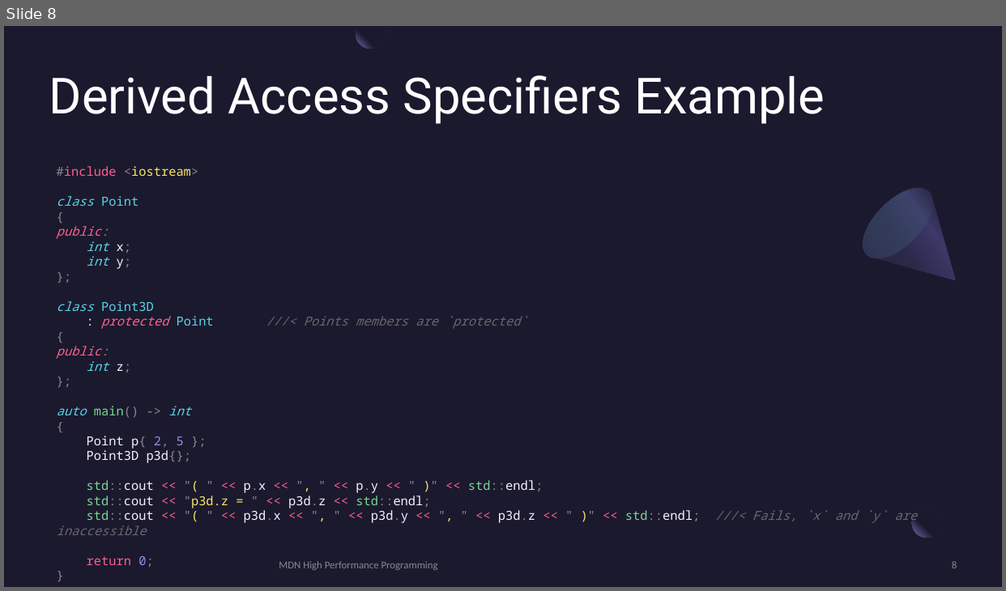
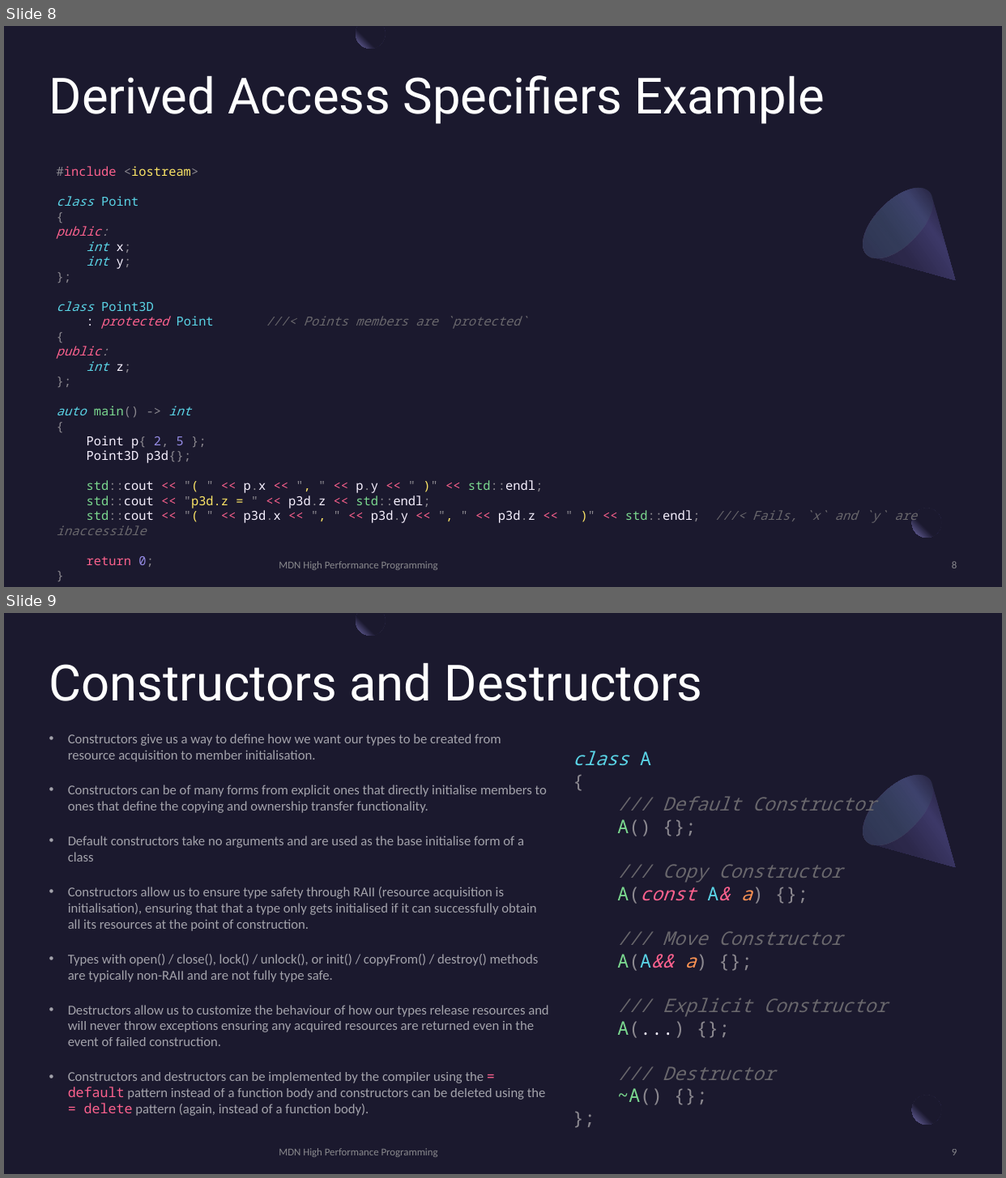
Before and after one commit to MonashDeepNeuron/HPP, a slide deck: content/part5/slides/hpp_part5.pptx. Shown one above the other, each under a label of ours: slide 8 before the commit, slides 8 and 9 after it. The pictures are 1006x591 and 1006x1178 pixels, drawn with LibreOffice and Linux fonts; fonts in the diff are those of the drawing. Boxes give left, top, right and bottom in pixels: in the first picture for what was removed or moved away, otherwise in the second. Text is boxed around its words. In the diff, an @@ line names an element or a change of style, - is before the commit and + after.

```diff
--- a/content/part5/slides/hpp_part5.pptx
+++ b/content/part5/slides/hpp_part5.pptx
@@ slide 9 added at [4, 613, 1002, 1174], background #1B192E; not listed: 2 template elements that a slide beside it also shows @@
@@ freeform shape added at [356, 613, 385, 636], fill gradient #1B192E to #7771B2 @@
@@ title added at [49, 662, 703, 701], 48 pt, text #FFFFFF @@
+Constructors and Destructors
@@ text added at [68, 734, 548, 1116], 12.9 pt, text #FFFFFF at 60% opacity @@
+• Constructors give us a way to define how we want our types to be created from resource acquisition to member initialisation.
+• Constructors can be of many forms from explicit ones that directly initialise members to ones that define the copying and ownership transfer functionality.
+• Default constructors take no arguments and are used as the base initialise form of a class
+• Constructors allow us to ensure type safety through RAII (resource acquisition is initialisation), ensuring that that a type only gets initialised if it can successfully obtain all its resources at the point of construction.
+• Types with open() / close(), lock() / unlock(), or init() / copyFrom() / destroy() methods are typically non-RAII and are not fully type safe.
+• Destructors allow us to customize the behaviour of how our types release resources and will never throw exceptions ensuring any acquired resources are returned even in the event of failed construction.
+• Constructors and destructors can be implemented by the compiler using the = default pattern instead of a function body and constructors can be deleted using the = delete pattern (again, instead of a function body).
@@ text added at [573, 751, 887, 1105], 18 pt, text #69676C, italic @@
+class A
+{
+/// Default Constructor
+A() {};
+/// Copy Constructor
+A(const A& a) {};
+/// Move Constructor
+A(A&& a) {};
+/// Explicit Constructor
+A(...) {};
+/// Destructor
+~A() {};
+};
@@ freeform shape added at [851, 763, 987, 899], fill gradient #2C284A to #3C3867 to #1B192E @@
@@ ellipse added at [851, 763, 945, 857], fill gradient #454075 to #5BEFC1 @@
@@ text added at [279, 1148, 438, 1157], 10 pt, text #A6A6A6 at 80% opacity @@
+MDN High Performance Programming
@@ page number added at [952, 1149, 957, 1156], 10 pt, text #A6A6A6 at 80% opacity @@
+9
```
Also in this commit, not shown: 3 slides changed, 7 other slides added, 2 slides removed, 23 other files.
